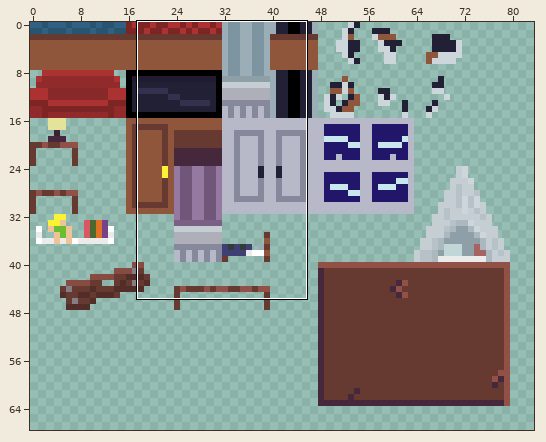
Sprite sheet -- src/commonMain/resources/tiles.png. The first picture is a wide view before the edit; the outline marks the close-up.
Close-up. The starting point:
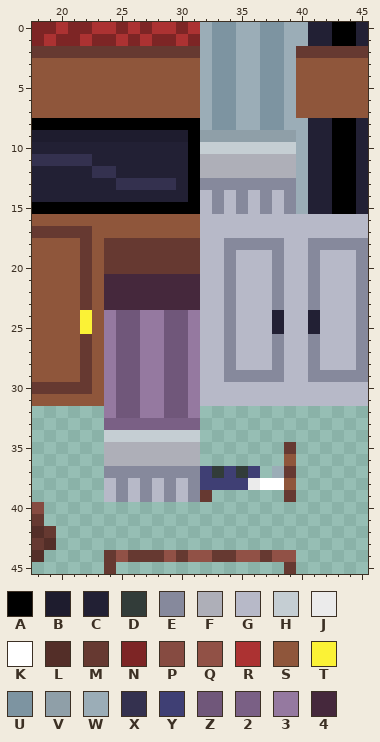
The file is 128x128 pixels. Colours within 5 levels of each other are drawn and written as one. Shown: x 18..45, y 0..45. The wide view leaves out empty margins.
Palette (. is transparent): A #000000  B #1e1c2e  C #222034  D #323c39  E #86899c  F #aeafb8  G #b7b9c8  H #c5ced3  J #ebebeb  K #ffffff  L #532e28  M #663931  N #7d2525  P #864b41  Q #915146  R #ac3232  S #8f563b  T #fbf236  U #7d94a1  V #8f9fa8  W #9badb7  X #34314f  Y #3f3f74  Z #70577a  2 #7a6085  3 #9579a0  4 #45283c
New version:
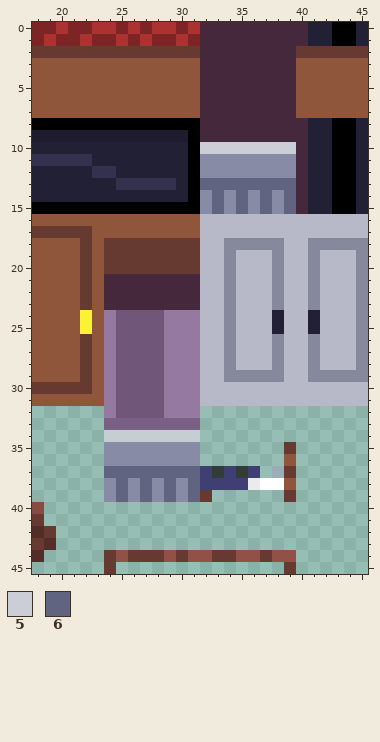
Colours new in this view: 5 #cbcdd7  6 #606480
Diff:
@@ palette @@
-F #aeafb8
+F #888ba5
@@ x 30..42 @@
- 0 NRWUUWWUUWWCC
- 1 RNWUUWWUUWWCC
- 2 MMWUUWWUUWMMM
- 3 SSWUUWWUUWSSS
- 4 SSWUUWWUUWSSS
- 5 SSWUUWWUUWSSS
- 6 SSWUUWWUUWSSS
- 7 SSWUUWWUUWSSS
- 8 AAWUUWWUUWWCC
- 9 BAVVVVVVVVWCC
-10 CAHHHHHHHHWCC
-11 CAFFFFFFFFWCC
-12 CAFFFFFFFFWCC
-13 CAEEEEEEEEWCC
-14 CAGEGEGEGEWCC
-15 AAGEGEGEGEWCC
+ 0 NR444444444CC
+ 1 RN444444444CC
+ 2 MM44444444MMM
+ 3 SS44444444SSS
+ 4 SS44444444SSS
+ 5 SS44444444SSS
+ 6 SS44444444SSS
+ 7 SS44444444SSS
+ 8 AA444444444CC
+ 9 BA444444444CC
+10 CA555555554CC
+11 CAFFFFFFFF4CC
+12 CAFFFFFFFF4CC
+13 CA666666664CC
+14 CAF6F6F6F64CC
+15 AAF6F6F6F64CC
 16 SSGGGGGGGGGGG
@@ x 25..32 @@
 23 4444444G
-24 ZZ33ZZ3G
-25 ZZ33ZZ3G
-26 ZZ33ZZ3G
-27 ZZ33ZZ3G
-28 ZZ33ZZ3G
-29 ZZ33ZZ3G
-30 ZZ33ZZ3G
-31 ZZ33ZZ3G
-32 ZZ33ZZ3.
+24 ZZZZ333G
+25 ZZZZ333G
+26 ZZZZ333G
+27 ZZZZ333G
+28 ZZZZ333G
+29 ZZZZ333G
+30 ZZZZ333G
+31 ZZZZ333G
+32 ZZZZ333.
 33 2222222.
@@ x 22..33 @@
 36 ..FFFFFFFF..
-37 ..EEEEEEEEYD
-38 ..GEGEGEGEYY
-39 ..GEGEGEGEM.
+37 ..66666666YD
+38 ..F6F6F6F6YY
+39 ..F6F6F6F6M.
 40 ............
Boxes around the changes in both close-ups, in picture pixels (x1, y1, x2, y2):
changed: (200, 22, 308, 214)
changed: (104, 310, 200, 502)
